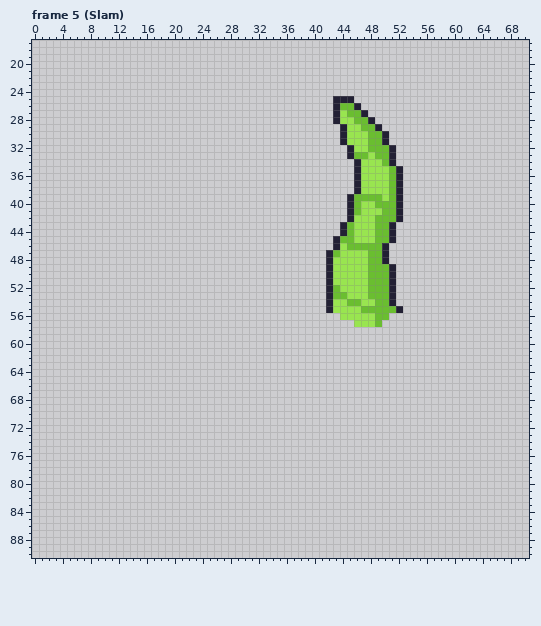
A pixel-art file gets an edit: Objects/Enemies/Vine/Vine.aseprite. Above, as it was before the edit.
96x96 pixels, 60 frames. Shown: frame 5 (Slam): x 0..70, y 17..90. The commit also changed other frames, which this record leaves out.
The same view after the edit:
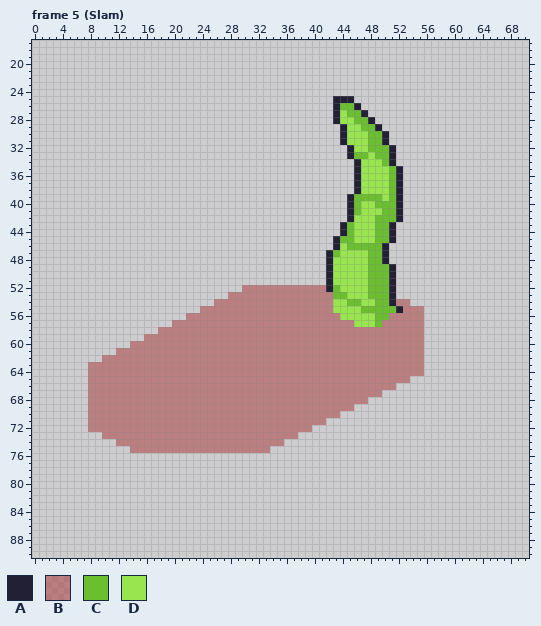
Palette (. is transparent): A #222034  B #ac323280  C #6abe30  D #99e550
Change:
layer "Layer 3" now shown
Frame 5 (Slam), layers "Layer 1", "Layer 3":
The author put colour B in row 52 at x 30 to 41; in row 53 at x 28 to 41; in row 54 at x 26 to 41 and 52 to 53; in row 55 at x 24 to 41 and 53 to 55; in row 56 at x 22 to 43 and 51 to 55; in row 57 at x 20 to 45 and 50 to 55.
The author put colour B in row 58 at x 18 to 55; in row 59 at x 16 to 55; in row 60 at x 14 to 55; in row 61 at x 12 to 55; in row 62 at x 10 to 55; in rows 63 to 64 at x 8 to 55.
The author put colour B in row 65 at x 8 to 53; in row 66 at x 8 to 51; in row 67 at x 8 to 49; in row 68 at x 8 to 47; in row 69 at x 8 to 45; in row 70 at x 8 to 43.
The author put colour B in row 71 at x 8 to 41; in row 72 at x 8 to 39; in row 73 at x 10 to 37; in row 74 at x 12 to 35; in row 75 at x 14 to 33.
Colour A becomes colour B in rows 53 to 55 at x 42.
